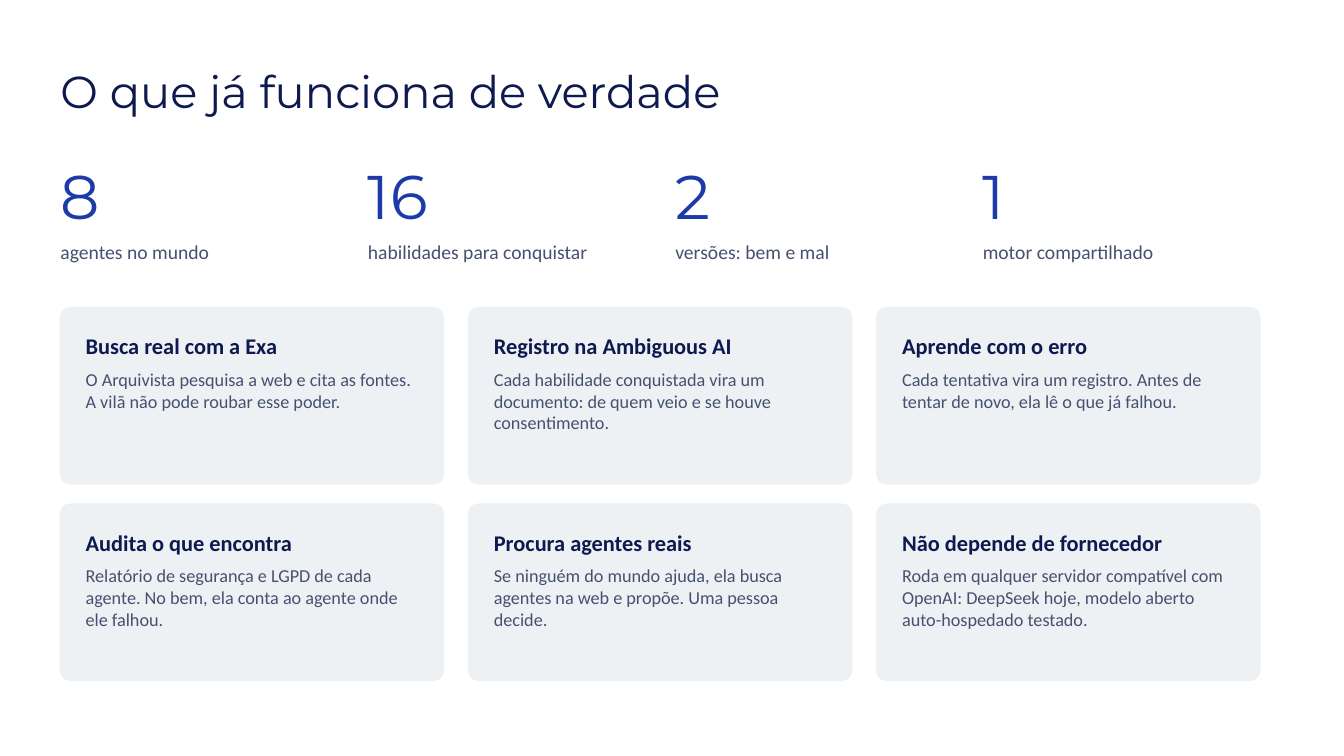
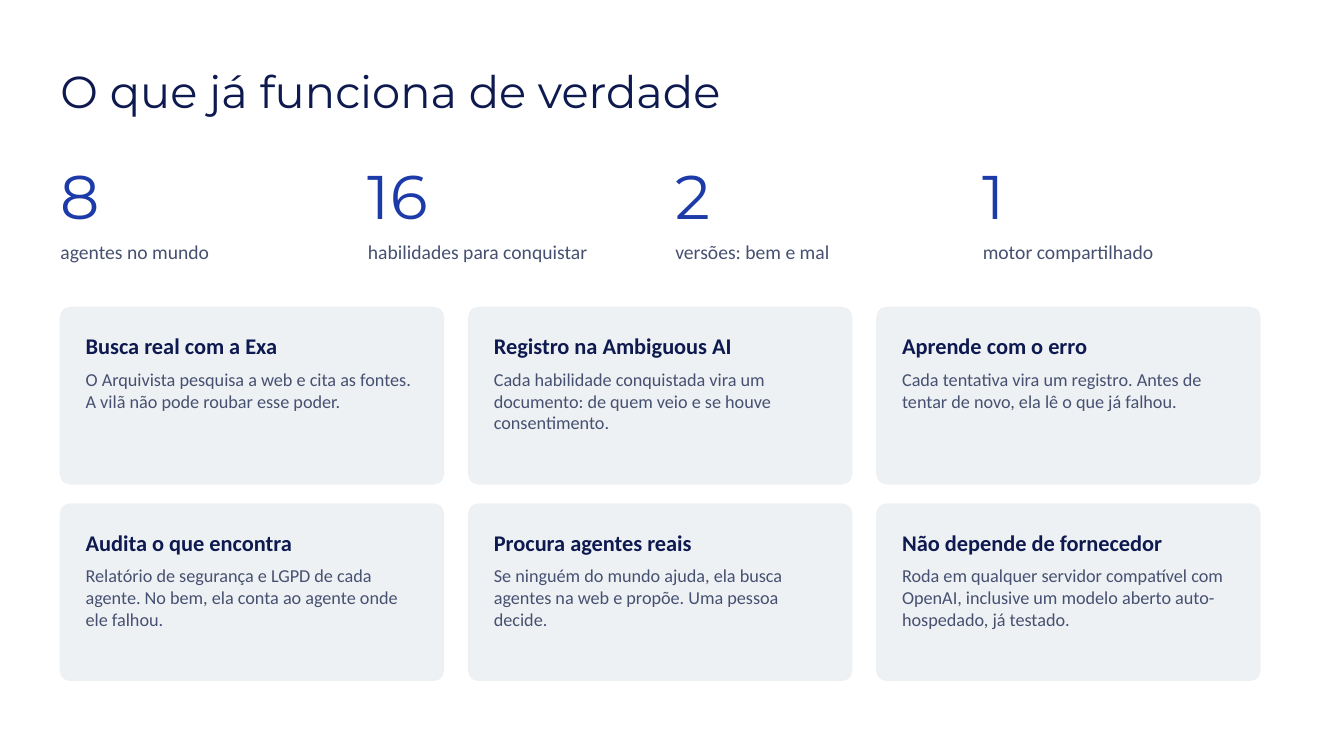
Before and after one commit to cchengy/mystique, a slide deck: slide 7 of Mystique-apresentacao.pptx. Drawn at 1344x756 pixels with LibreOffice and Linux fonts; fonts in the diff are those of the drawing. Boxes give left, top, right and bottom in pixels: in the first picture for what was removed or moved away, otherwise in the second. Text is boxed around its words. In the diff, an @@ line names an element or a change of style, - is before the commit and + after.

```diff
--- a/Mystique-apresentacao.pptx
+++ b/Mystique-apresentacao.pptx
@@ text at [902, 569, 1223, 629]: text changed @@
-Roda em qualquer servidor compatível com OpenAI: DeepSeek hoje, modelo aberto auto-hospedado testado.
+Roda em qualquer servidor compatível com OpenAI, inclusive um modelo aberto auto-hospedado, já testado.
```
